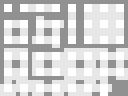
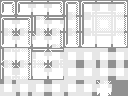
Comparing the layer stacks of the two 128px x 96px images. Changes:
renamed "wall5" to "roof_1", showed it, painted on it over [1, 1, 127, 95]
painted on "connections" over [1, 1, 127, 95]
